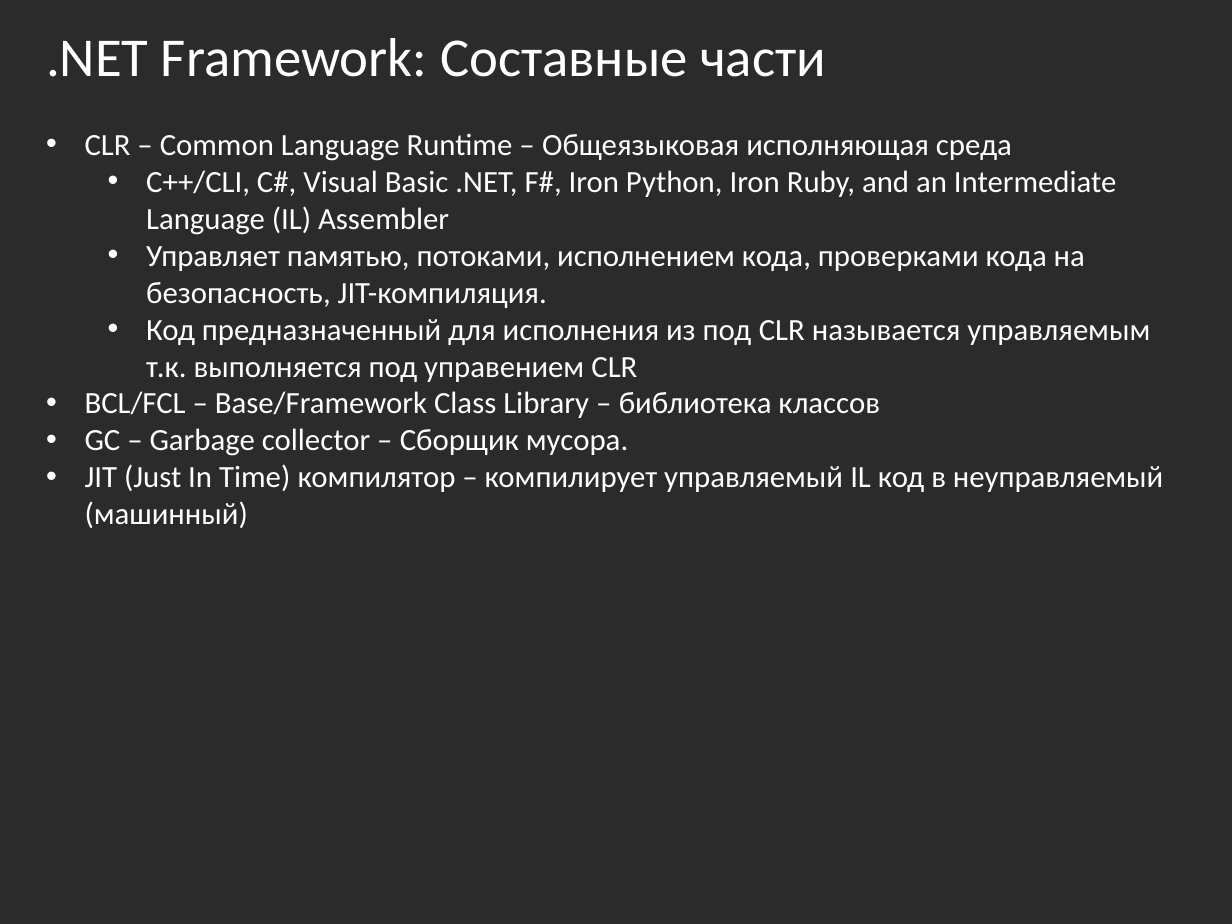
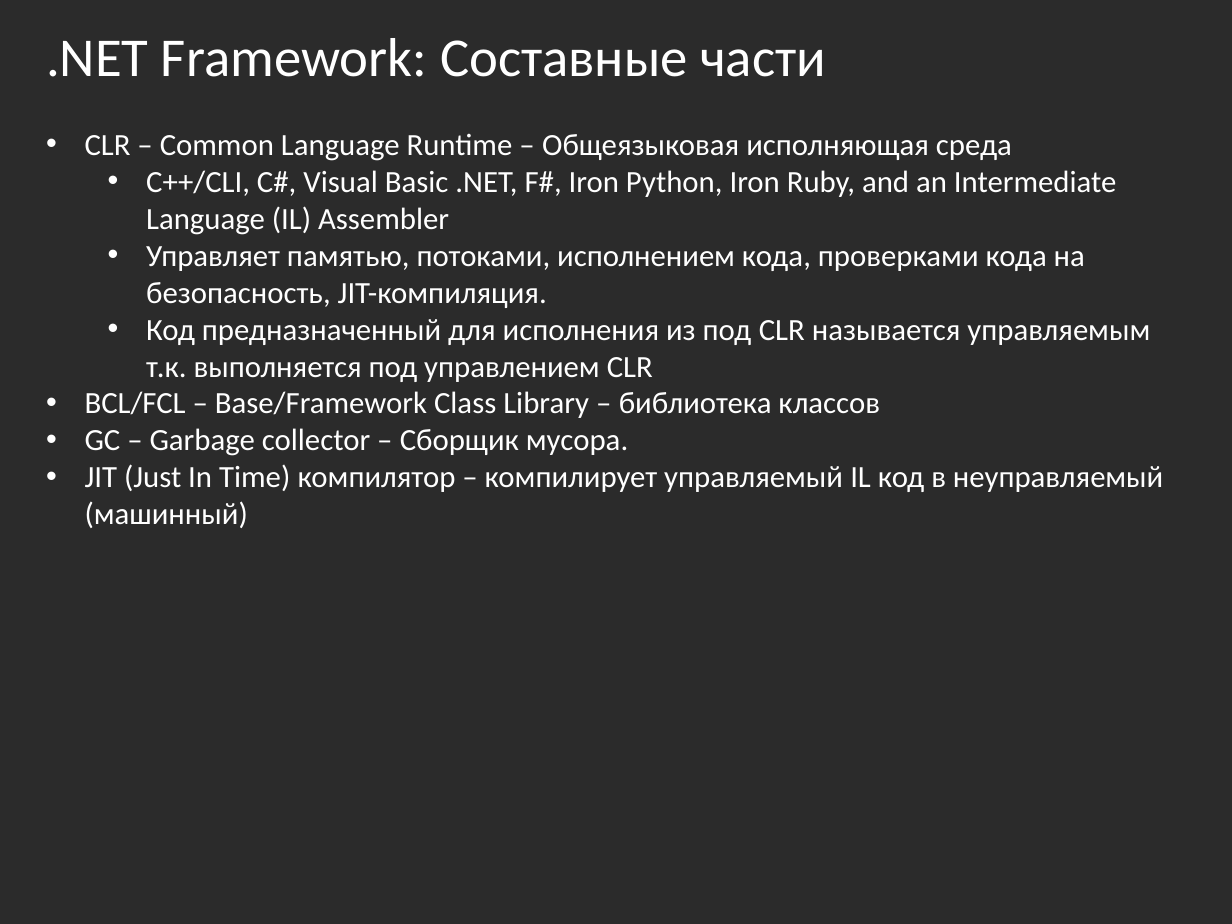
Before and after one commit to bazile/Training, a slide deck: slide 8 of Presentation/lesson-01.pptx. Drawn at 1232x924 pixels with LibreOffice and Linux fonts; fonts in the diff are those of the drawing; background and template pictures are left out; a plain dark background stands for a picture behind light text. Boxes give left, top, right and bottom in pixels: in the first picture for what was removed or moved away, otherwise in the second. Text is boxed around its words. In the diff, an @@ line names an element or a change of style, - is before the commit and + after.

```diff
--- a/Presentation/lesson-01.pptx
+++ b/Presentation/lesson-01.pptx
@@ text at (146,319,1150,382): text changed @@
-  • Код предназначенный для исполнения из под CLR называется управляемым т.к. выполняется под управением CLR
+  • Код предназначенный для исполнения из под CLR называется управляемым т.к. выполняется под управлением CLR
```
Also in this commit, not shown: 3 other slides changed, 2 slides added, 6 other files.
